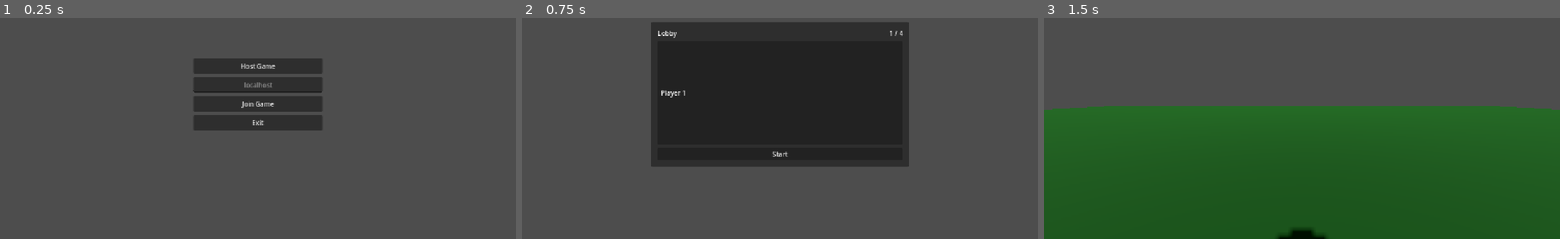
Above: before the commit, frames 1-3 (left to right).
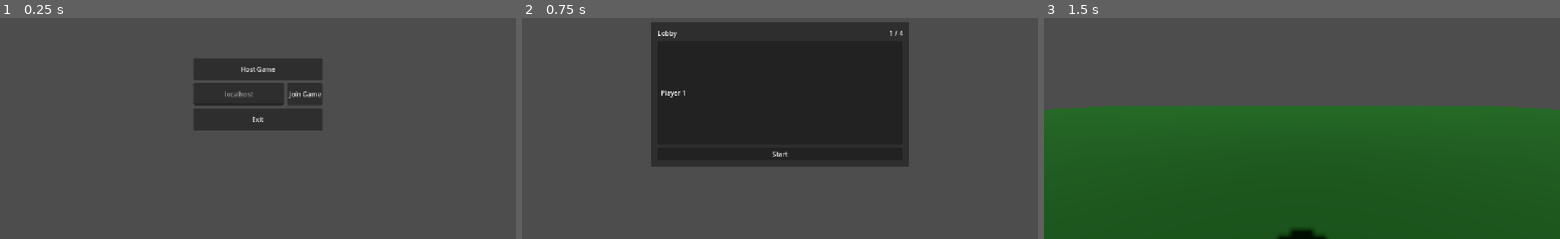
Above: after the commit, the same moments.

Repository: Iridynne/project-elevator
Game: Godot game, scene res://menus/main_menu.tscn
Same seed, same stepped clock (60 frames per second), same inputs: the game is played once before the commit and once after it.
Inputs:
- Up to frame 1 (0.25 s): no input
- Up to frame 2 (0.75 s): click "Host Game" at 0.5 s
- Up to frame 3 (1.5 s): click "Start" at 1.25 s

The runs differ from the first frame. In frame 1, 2.0% of the frame differs, in the area x 37-63%, y 20-49%; in frame 2, nothing differs; in frame 3, nothing differs.

Commit message:
feat: Improved NetworkHandler

Diff:
--- a/autoloads/network_handler.gd
+++ b/autoloads/network_handler.gd
@@ -1,29 +1,31 @@
 extends Node
-## An autoload that manages all networking setup and events
+## Autoload that manages all networking setup and events
 ##
-## This class handles creating and connecting to multiplayer servers using the [ENetMultiplayerPeer].
+## Handles creating and connecting to multiplayer servers using the [ENetMultiplayerPeer].
 ## It provides convenient signals for connection lifecycle events and automatically sets up
-## UPNP port forwarding when hosting a server.
+## UPNP port forwarding when hosting a server (when possible).
 
-## Emitted when server is created
+## Emitted when server is created.
 signal server_started
-## Emitted when server is closed
+## Emitted when server is closed.
 signal server_stopped
-## Emitted when peer connects
+## Emitted when peer connects.
 signal peer_connected(id: int)
-## Emitted when peer disconnects
+## Emitted when peer disconnects.
 signal peer_disconnected(id: int)
-## Emitted when successfully connected to server
+## Emitted when successfully connected to server.
 signal connected_to_server
-## Emitted when connection to server failed
+## Emitted when connection to server failed.
 signal connection_failed
+## Emitted when external IP address is discovered (UPNP only).
+signal external_address_discovered(external_ip: String)
 
-## Default port of the created server
+## Default port of the created server.
 const DEFAULT_PORT: int = 27017
-## Maximum amount of clients allowed to connect to the server
+## Maximum amount of clients allowed to connect to the server.
 const MAX_CLIENTS: int = 3
 
-## Default IP of the created client
+## Default IP of the created client.
 const DEFAULT_IP: String = "127.0.0.1"
 
 
@@ -35,55 +37,82 @@
 	multiplayer.connection_failed.connect(_on_connection_failed)
 	multiplayer.server_disconnected.connect(_on_server_disconnected)
 
-## Create a server with a given [param port]
-func create_server(port: int = DEFAULT_PORT) -> void:
+
+## Create a server with a given [param port]. Also sets up [UPNP] if provided and supported
+func create_server(port: int = DEFAULT_PORT, use_upnp: bool = false) -> void:
 	var peer: ENetMultiplayerPeer = ENetMultiplayerPeer.new()
 	var error: Error = peer.create_server(port, MAX_CLIENTS)
 	if error != Error.OK:
-		push_error("Failed to create server on port %d" % port)
+		push_error("[NetworkHandler] Failed to create server on port %d" % port)
 		return
 
 	multiplayer.multiplayer_peer = peer
 	server_started.emit()
-	print("Server started on port %d" % port)
+	print("[NetworkHandler] Server started on port %d" % port)
 
-	# Setup UPNP port forwarding if supported
-	_upnp_setup(port)
+	# Setup UPNP port forwarding if prompted and supported
+	if use_upnp: _upnp_setup(port)
 
-## Create a client with a given [param ip] and [param port]
+
+## Create a client with a given [param ip] and [param port].
 func create_client(ip: String = DEFAULT_IP, port: int = DEFAULT_PORT) -> void:
 	var peer: ENetMultiplayerPeer = ENetMultiplayerPeer.new()
 	var error: Error = peer.create_client(ip, port)
 	if error != Error.OK:
-		push_error("Failed to create client on %s:%d" % [ip, port])
+		push_error("[NetworkHandler] Failed to create client on %s:%d" % [ip, port])
 		return
 
 	multiplayer.multiplayer_peer = peer
-	print("Connecting to %s:%d..." % [ip, port])
+	print("[NetworkHandler] Connecting to %s:%d..." % [ip, port])
+
+
+## Closes any active server or client connection.
+func close_connection() -> void:
+	if not multiplayer.multiplayer_peer: return
+
+	multiplayer.multiplayer_peer.close()
+	multiplayer.multiplayer_peer = null
+	server_stopped.emit()
+	print("[NetworkHandler] Connection closed")
+
+
+## Returns `true` if current peer is a server.
+func is_server() -> bool:
+	return multiplayer.is_server()
+
+
+## Returns `true` if connected as a client.
+func is_client() -> bool:
+	return multiplayer.multiplayer_peer != null and not multiplayer.is_server()
+
+
+## Returns `true` if any multiplayer session is active.
+func is_network_connected() -> bool:
+	return multiplayer.multiplayer_peer != null
 
 
 func _on_peer_connected(id: int) -> void:
-	print("Peer connected: %d" % id)
+	print("[NetworkHandler] Peer connected: %d" % id)
 	peer_connected.emit(id)
 
 
 func _on_peer_disconnected(id: int) -> void:
-	print("Peer disconnected: %d" % id)
+	print("[NetworkHandler] Peer disconnected: %d" % id)
 	peer_disconnected.emit(id)
 
 
 func _on_connected_to_server() -> void:
-	print("Connected to server")
+	print("[NetworkHandler] Connected to server")
 	connected_to_server.emit()
 
 
 func _on_connection_failed() -> void:
-	print("Connection failed")
+	print("[NetworkHandler] Connection failed")
 	connection_failed.emit()
 
 
 func _on_server_disconnected() -> void:
-	print("Server disconnected")
+	print("[NetworkHandler] Server disconnected")
 	multiplayer.multiplayer_peer = null
 	server_stopped.emit()
 
@@ -92,17 +121,18 @@
 	var upnp: UPNP = UPNP.new()
 	var discover_result: int = upnp.discover()
 	if discover_result != UPNP.UPNP_RESULT_SUCCESS:
-		push_error("UPNP Discover Failed! Error: %s" % discover_result)
+		push_error("[NetworkHandler] UPNP Discover Failed! Error: %s" % discover_result)
 		return
 
 	if not upnp.get_gateway() or not upnp.get_gateway().is_valid_gateway():
-		push_error("UPNP Invalid Gateway!")
+		push_error("[NetworkHandler] UPNP Invalid Gateway!")
 		return
 
 	var map_result: int = upnp.add_port_mapping(port)
 	if map_result != UPNP.UPNP_RESULT_SUCCESS:
-		push_error("UPNP Port Mapping Failed! Error: %s" % map_result)
+		push_error("[NetworkHandler] UPNP Port Mapping Failed! Error: %s" % map_result)
 		return
 
 	var external_ip: String = upnp.query_external_address()
-	print("Join Address: %s" % external_ip)
+	print("[NetworkHandler] Join Address: %s" % external_ip)
+	external_address_discovered.emit(external_ip)
--- a/menus/main_menu.gd
+++ b/menus/main_menu.gd
@@ -12,8 +12,10 @@
 
 func _on_join_button_pressed() -> void:
 	var stripped_entry: String = address_entry.text.strip_edges()
-	var ip_address: String = "localhost" if not stripped_entry else stripped_entry
-	NetworkHandler.create_client(ip_address)
+	if stripped_entry:
+		NetworkHandler.create_client(stripped_entry)
+	else:
+		NetworkHandler.create_client()
 
 	await NetworkHandler.connected_to_server
 	get_tree().change_scene_to_file(Global.LOBBY_MENU)
--- a/menus/main_menu.tscn
+++ b/menus/main_menu.tscn
@@ -31,14 +31,19 @@
 size_flags_vertical = 3
 text = "Host Game"
 
-[node name="AddressEntry" type="LineEdit" parent="VBoxContainer"]
+[node name="HBoxContainer" type="HBoxContainer" parent="VBoxContainer"]
+layout_mode = 2
+size_flags_vertical = 3
+theme_override_constants/separation = 8
+
+[node name="AddressEntry" type="LineEdit" parent="VBoxContainer/HBoxContainer"]
 unique_name_in_owner = true
 layout_mode = 2
-size_flags_vertical = 3
+size_flags_horizontal = 3
 placeholder_text = "localhost"
 alignment = 1
 
-[node name="JoinButton" type="Button" parent="VBoxContainer"]
+[node name="JoinButton" type="Button" parent="VBoxContainer/HBoxContainer"]
 layout_mode = 2
 size_flags_vertical = 3
 text = "Join Game"
@@ -49,5 +54,5 @@
 text = "Exit"
 
 [connection signal="pressed" from="VBoxContainer/HostButton" to="." method="_on_host_button_pressed"]
-[connection signal="pressed" from="VBoxContainer/JoinButton" to="." method="_on_join_button_pressed"]
+[connection signal="pressed" from="VBoxContainer/HBoxContainer/JoinButton" to="." method="_on_join_button_pressed"]
 [connection signal="pressed" from="VBoxContainer/ExitButton" to="." method="_on_exit_button_pressed"]
